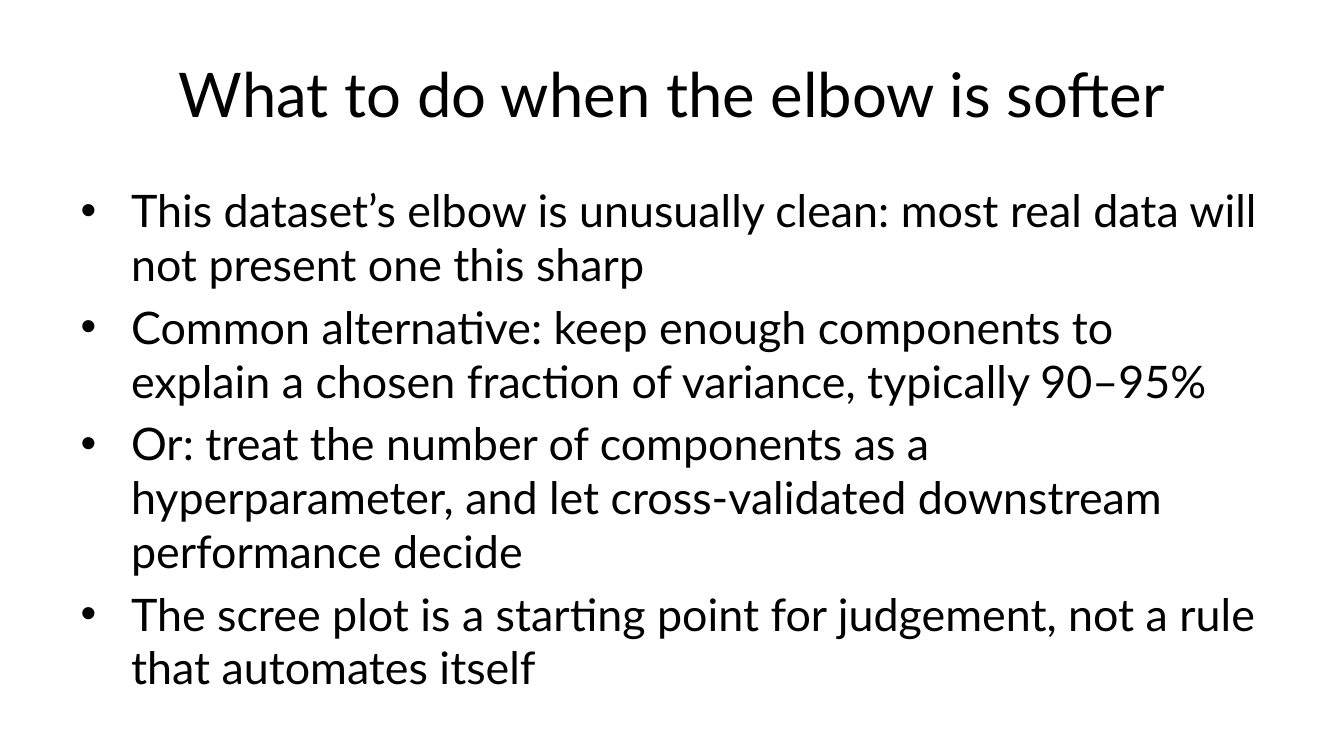
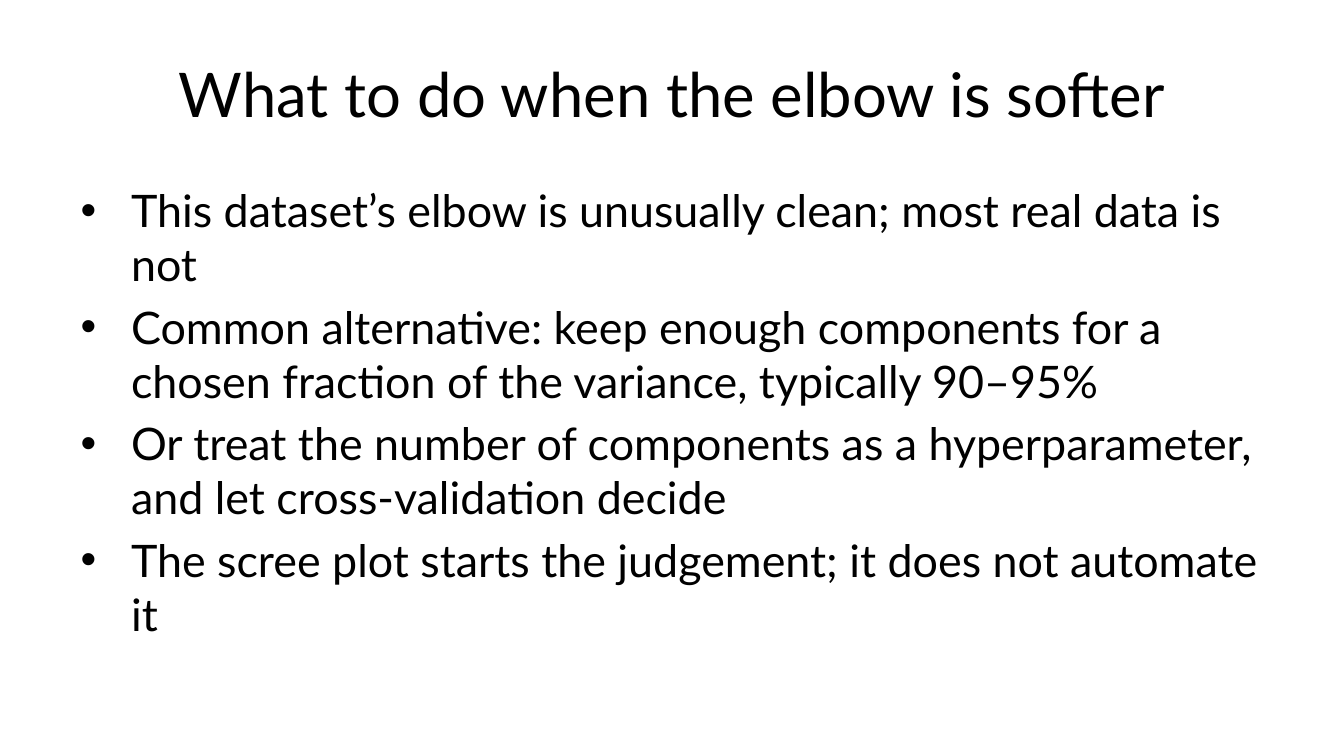
Before and after one commit to fabioantonini/technologies-for-artificial-intelligence, a slide deck: slide 58 of Lessons/08_unsupervised_learning/Slides/unsupervised_learning_slides.pptx. Drawn at 1344x756 pixels with LibreOffice and Linux fonts; fonts in the diff are those of the drawing; background and template pictures are left out. Boxes give left, top, right and bottom in pixels: in the first picture for what was removed or moved away, otherwise in the second. Text is boxed around its words. In the diff, an @@ line names an element or a change of style, - is before the commit and + after.

```diff
--- a/Lessons/08_unsupervised_learning/Slides/unsupervised_learning_slides.pptx
+++ b/Lessons/08_unsupervised_learning/Slides/unsupervised_learning_slides.pptx
@@ text at [131, 193, 1257, 632]: text changed @@
-• This dataset’s elbow is unusually clean: most real data will not present one this sharp
-• Common alternative: keep enough components to explain a chosen fraction of variance, typically 90–95%
-• Or: treat the number of components as a hyperparameter, and let cross-validated downstream performance decide
-• The scree plot is a starting point for judgement, not a rule that automates itself
+• This dataset’s elbow is unusually clean; most real data is not
+• Common alternative: keep enough components for a chosen fraction of the variance, typically 90–95%
+• Or treat the number of components as a hyperparameter, and let cross-validation decide
+• The scree plot starts the judgement; it does not automate it
```
Also in this commit, not shown: 6 other slides changed, 12 other files.
